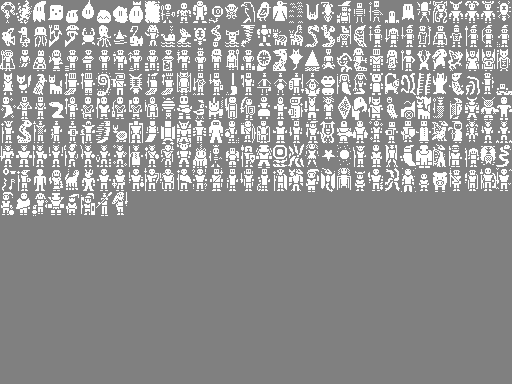
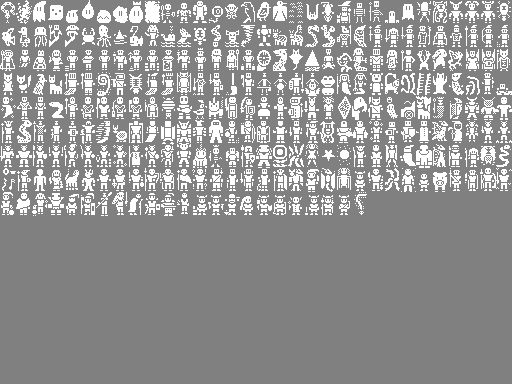
Layer changes from the first 512×384 image to the second:
painted on "Background" over [120, 192, 367, 216]
